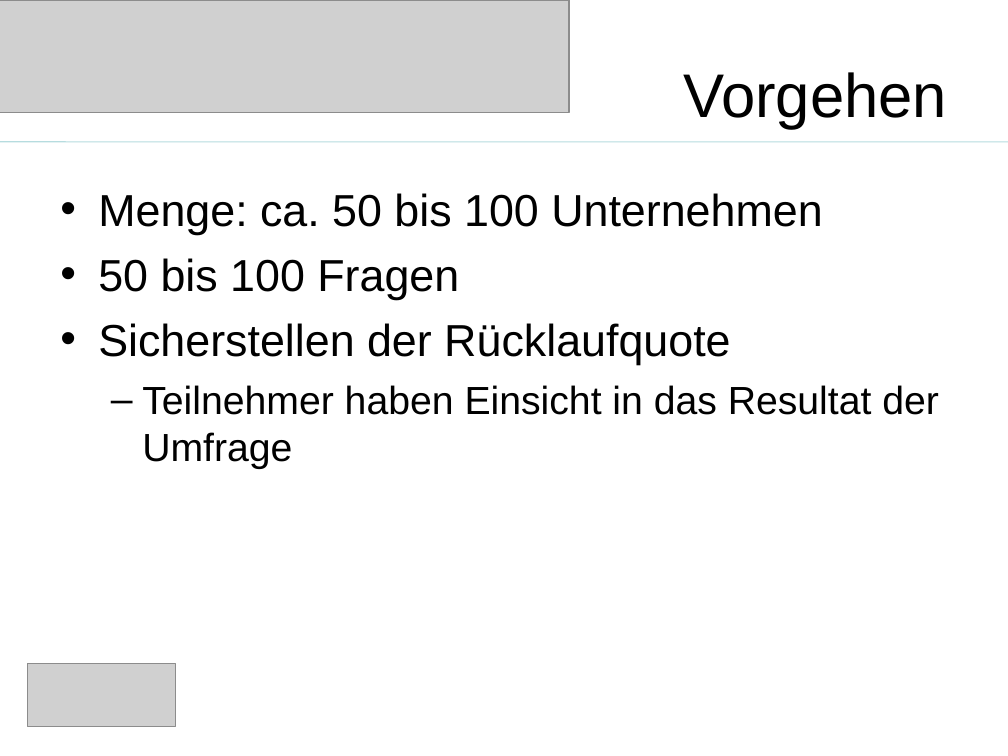
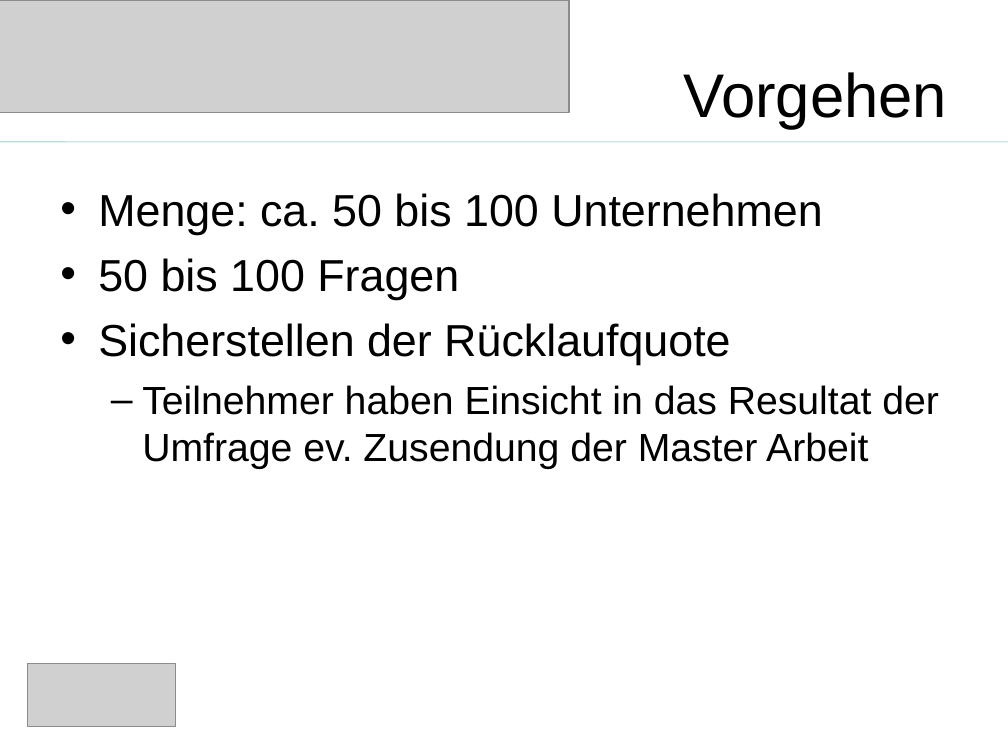
Before and after one commit to saw303/masterstudy, a slide deck: slide 11 of disposition/Präsentation.ppt (slide 10 before the commit). Drawn at 1008x756 pixels with LibreOffice and Linux fonts; fonts in the diff are those of the drawing; grey boxes stand for pictures. Boxes give left, top, right and bottom in pixels: in the first picture for what was removed or moved away, otherwise in the second. Text is boxed around its words. In the diff, an @@ line names an element or a change of style, - is before the commit and + after.

```diff
--- a/disposition/Präsentation.ppt
+++ b/disposition/Präsentation.ppt
@@ text at (142, 385, 939, 469): text changed @@
-  – Teilnehmer haben Einsicht in das Resultat der Umfrage
+  – Teilnehmer haben Einsicht in das Resultat der Umfrage ev. Zusendung der Master Arbeit
```
Also in this commit, not shown: 1 other slide changed, 1 slide added, 1 other file.
